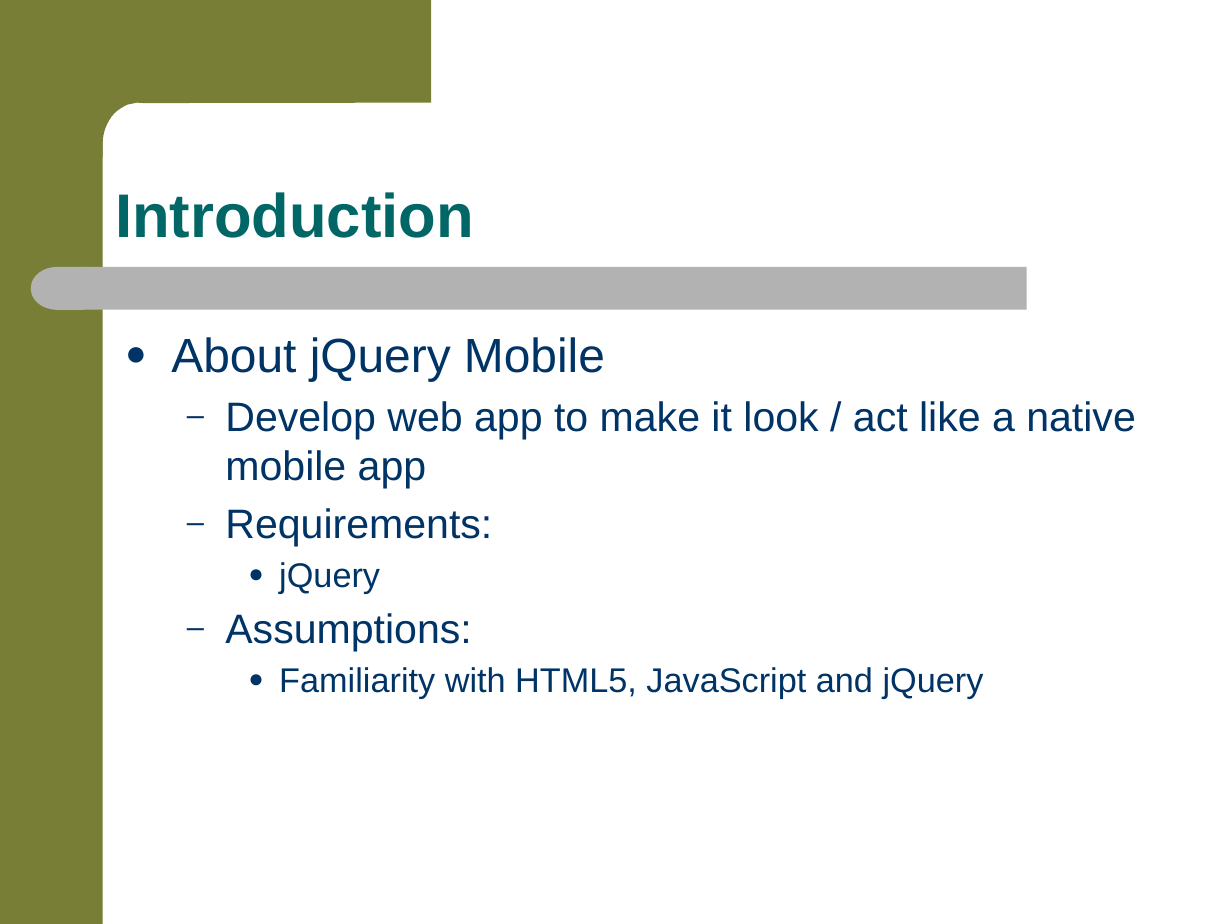
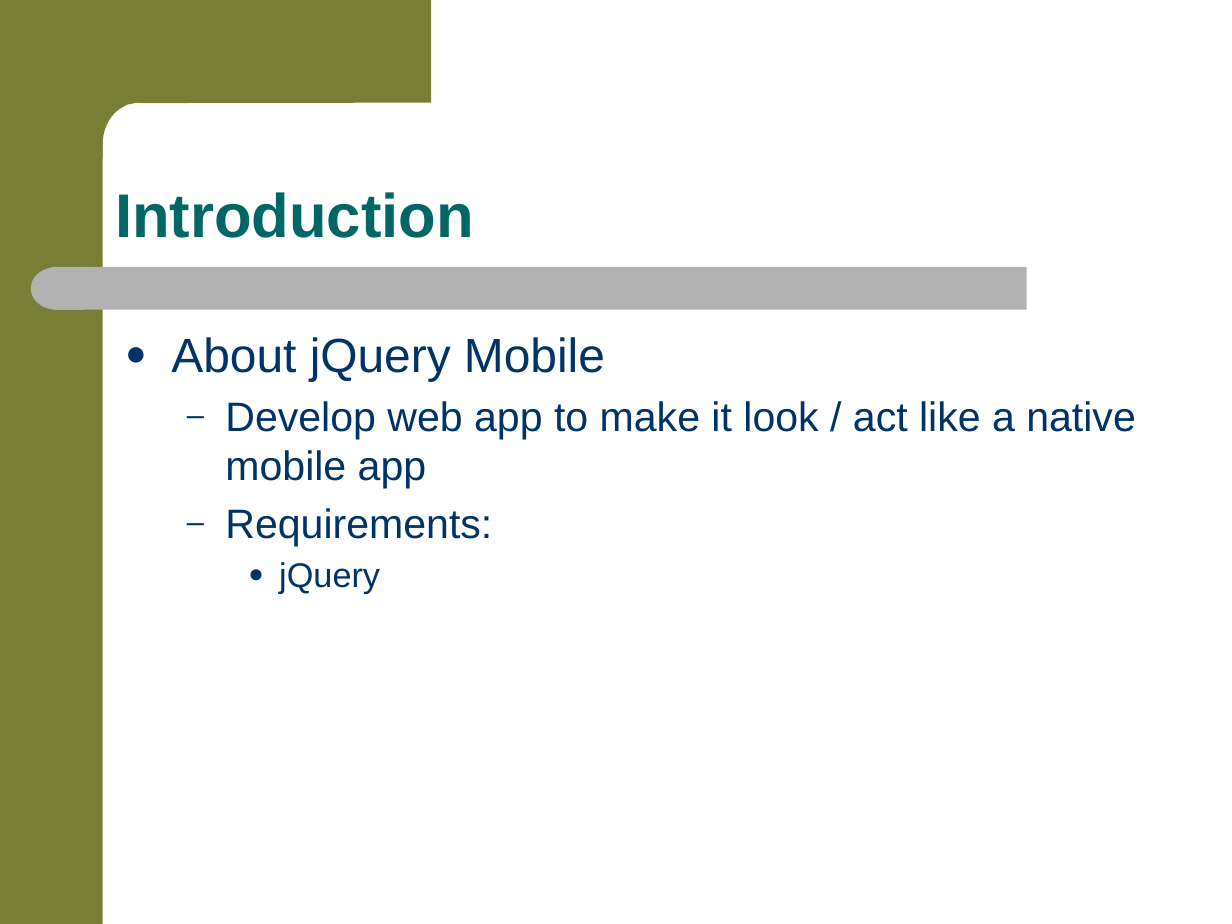
Before and after one commit to jkwuc89/RealPhonegapApp, a slide deck: slide 5 of RealWorldMobileAppDevelopment.pptx. Drawn at 1232x924 pixels with LibreOffice and Linux fonts; fonts in the diff are those of the drawing; background and template pictures are left out. Boxes give left, top, right and bottom in pixels: in the first picture for what was removed or moved away, otherwise in the second. Text is boxed around its words. In the diff, an @@ line names an element or a change of style, - is before the commit and + after.

```diff
--- a/RealWorldMobileAppDevelopment.pptx
+++ b/RealWorldMobileAppDevelopment.pptx
@@ text at (x1=225, y1=613, x2=984, y2=699): paragraphs removed @@
-  – Assumptions:
-    ● Familiarity with HTML5, JavaScript and jQuery
```
Also in this commit, not shown: 11 other slides changed, 4 slides added.
